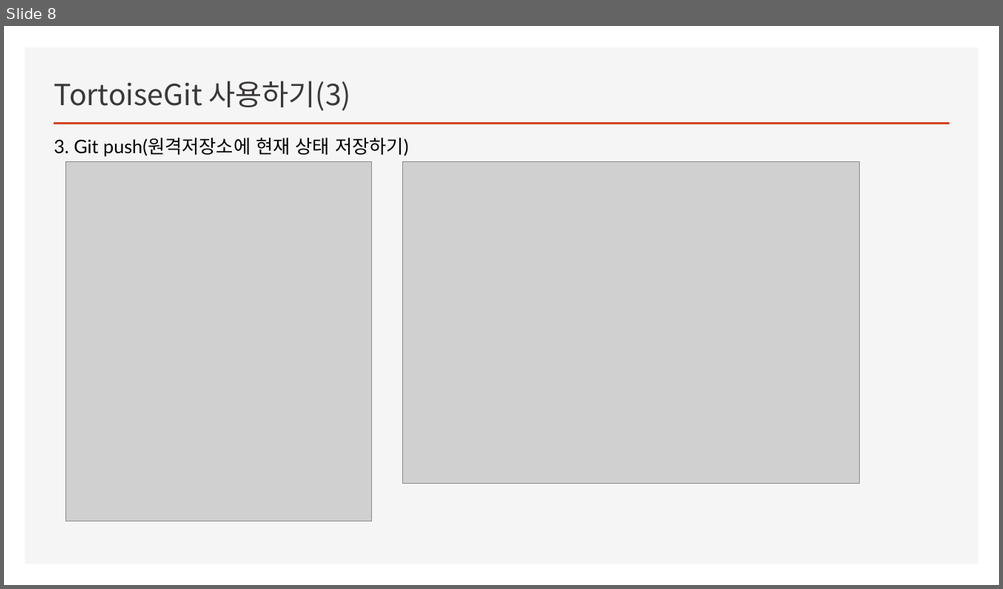
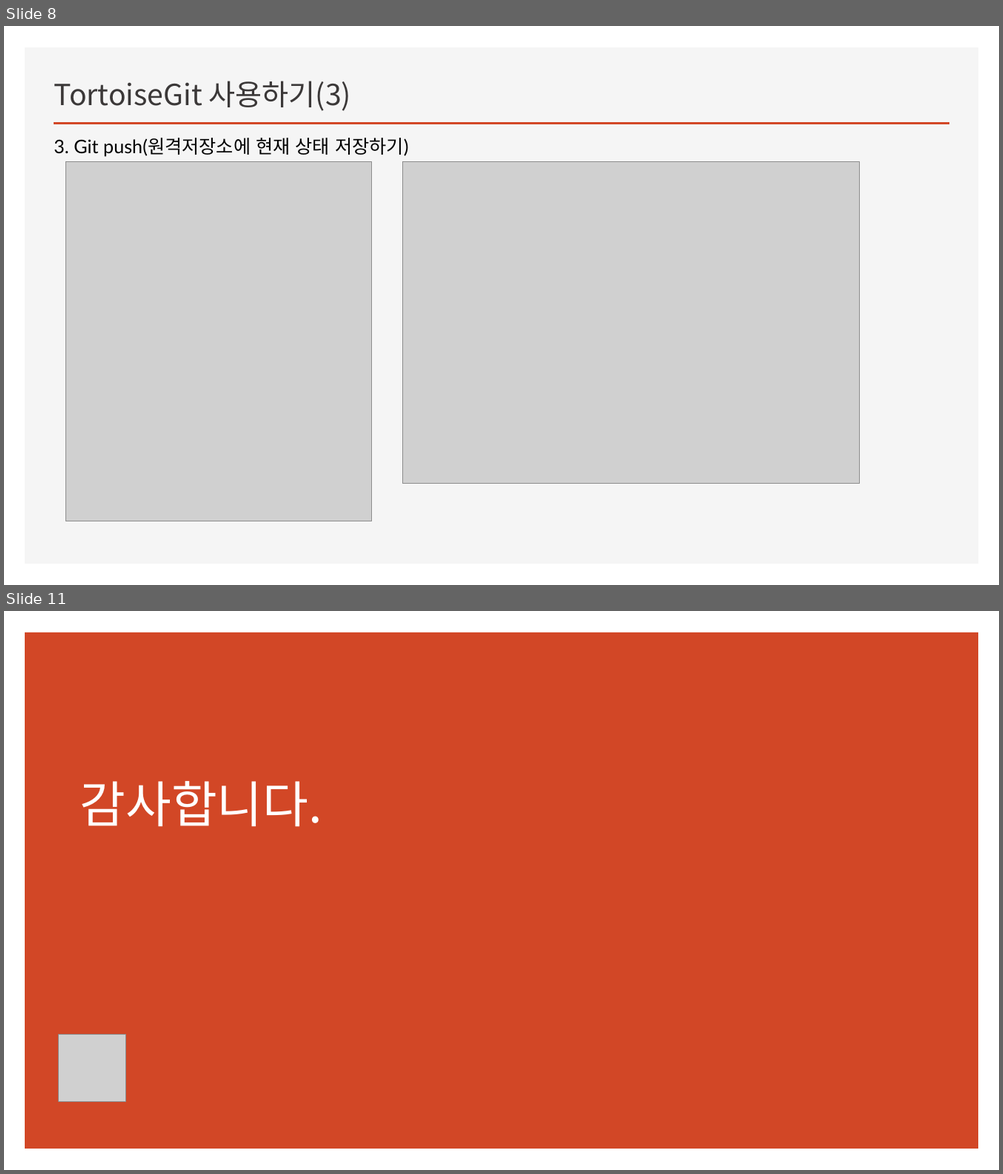
Before and after one commit to yoojinlee-hub/for_TortoiseGit, a slide deck: Github 시작.pptx. Shown one above the other, each under a label of ours: slide 8 before the commit, slides 8 and 11 after it; the slides between them are not shown. The pictures are 1003x589 and 1003x1174 pixels, drawn with LibreOffice and Linux fonts; fonts in the diff are those of the drawing; grey boxes stand for pictures. Boxes give left, top, right and bottom in pixels: in the first picture for what was removed or moved away, otherwise in the second. Text is boxed around its words. In the diff, an @@ line names an element or a change of style, - is before the commit and + after.

```diff
--- a/Github 시작.pptx
+++ b/Github 시작.pptx
@@ slide 11 added at box(4, 611, 999, 1170), background #FFFFFF @@
@@ rectangle added at box(25, 632, 979, 1150), fill #D24726 @@
@@ title added at box(79, 781, 322, 827), 48 pt, text #FFFFFF @@
+감사합니다.
@@ picture added at box(59, 1035, 125, 1102) @@
```
Also in this commit, not shown: 1 slide changed, 1 other slide added.
